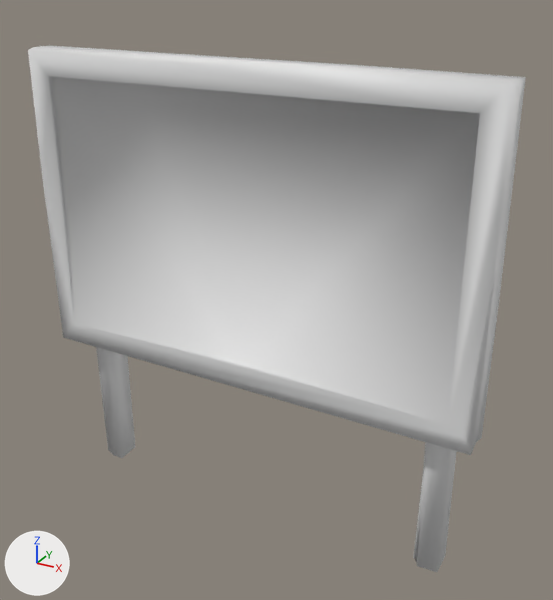
Two versions of the OBJ model assets/sign.obj, one commit apart.
Before and after are seen from a 50 mm camera at (2.41, -3.96, 1.58) aimed at (0.15, 0.15, -0.47). The lights are fixed; the arrows at lower left show +X, +Y and +Z. Where no turn or scale is listed for an object, it has been applied to the vertices.

The scene before the commit, as lines of its bpy script (objects in view):
```python
me_group12742 = bpy.data.meshes.new('Group12742')
me_group12742.from_pydata(...)  # 70 vertices, 128 faces; spans x -1.6..1.6, y -0.11..0.24, z -2.18..1.07
ob_group12742 = bpy.data.objects.new('Group12742', me_group12742)
ob_group12742.location = (0.0, 0.0, 0.0)
```
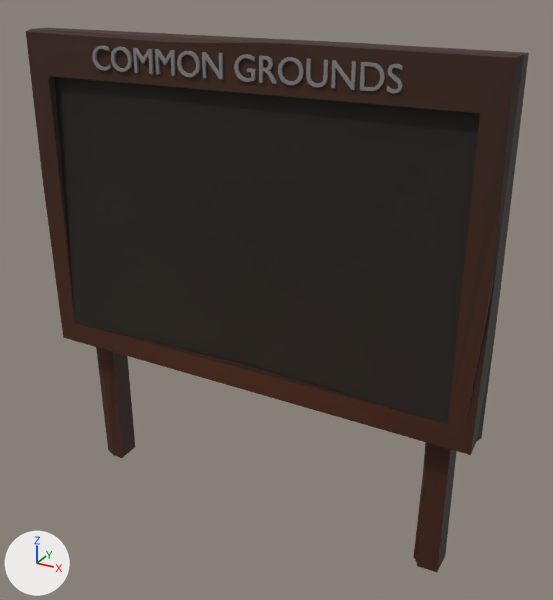
Commit message: Update sign with title text

Edits to the scene script, one JSON object a line:
```json
{"op": "add", "block": "img_sign_jpg", "code": ["img_sign_jpg = load_image('sign.jpg', 'sign.jpg', 1024, 1024, 'sRGB')"]}
{"op": "add", "block": "mat_material", "code": ["mat_material = principled_material('Material')", "mat_material.texture = img_sign_jpg", "mat_material.roughness = 0.69"]}
{"op": "add", "block": "mat_material_004", "code": ["mat_material_004 = principled_material('Material.004')", "mat_material_004.base_color = (0.219, 0.219, 0.219)  # grey #818181", "mat_material_004.roughness = 0.69"]}
{"block": "me_group12742", "where": "# used by ob_group12742; location = (0.0, 0.0, 0.0)"}
{"op": "remove", "block": "me_group12742", "code": "me_group12742.from_pydata(...)  # 70 vertices, 128 faces; spans x -1.6..1.6, y -0.11..0.24, z -2.18..1.07"}
{"op": "add", "block": "me_group12742", "code": "me_group12742.from_pydata(...)  # 70 vertices, 128 faces; spans x -1.6..1.6, y -0.11..0.24, z -2.18..1.19"}
{"block": "me_group12742", "change": "me_group12742 part 1: all 10 vertices in x -1.6..1.6, y -0.1..0.11, z 1.04..1.07 are moved by (0.0, 0.0, 0.12)"}
{"block": "me_group12742", "change": "me_group12742 part 2: texture (UV) coordinates of 128 of 128 faces, centred in x -1.6..1.6, y -0.11..0.23, z -2.17..1.07, changed; they spanned u 0.01..0.99, v 0.01..0.99 and now span u 0.0..1.0, v 0.0..1.0"}
{"op": "add", "block": "me_group12742", "code": "me_group12742.materials.append(mat_material)  # picture img_sign_jpg"}
{"op": "add", "block": "me_text_001", "code": ["me_text_001 = bpy.data.meshes.new('Text.001')", "me_text_001.from_pydata(...)  # 1772 vertices, 3512 faces; spans x -1.02..1.03, y -0.11..-0.09, z 0.97..1.12", "me_text_001.materials.append(mat_material_004)  # grey #818181"]}
{"op": "add", "block": "ob_text_001", "code": ["ob_text_001 = bpy.data.objects.new('Text.001', me_text_001)", "ob_text_001.location = (0.0, 0.0, 0.0)"]}
```

Location of each change, [x1, y1, x2, y2] in pixels of the pictures (553 x 600 px; the box of a moved part takes in the faces that stretch with it):
```json
{"object": "Group12742", "change": "recoloured, reshaped, surface changed", "before": [28, 46, 526, 572], "after": [26, 28, 529, 572], "on screen": "grey to black"}
{"object": "Text.001", "change": "added", "after": [92, 46, 403, 93]}
{"part": 1, "of": "me_group12742", "change": "moved or reshaped", "before": [28, 46, 526, 421], "after": [26, 28, 529, 421]}
{"part": 2, "of": "me_group12742", "change": "surface changed", "before": [43, 76, 502, 572], "after": [43, 76, 502, 572], "on screen": "grey to black"}
```
